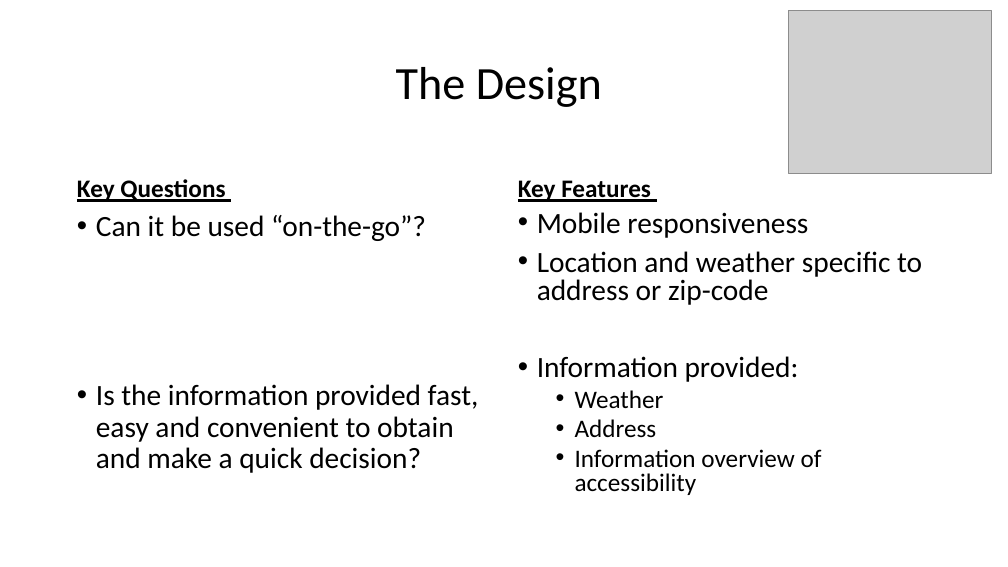
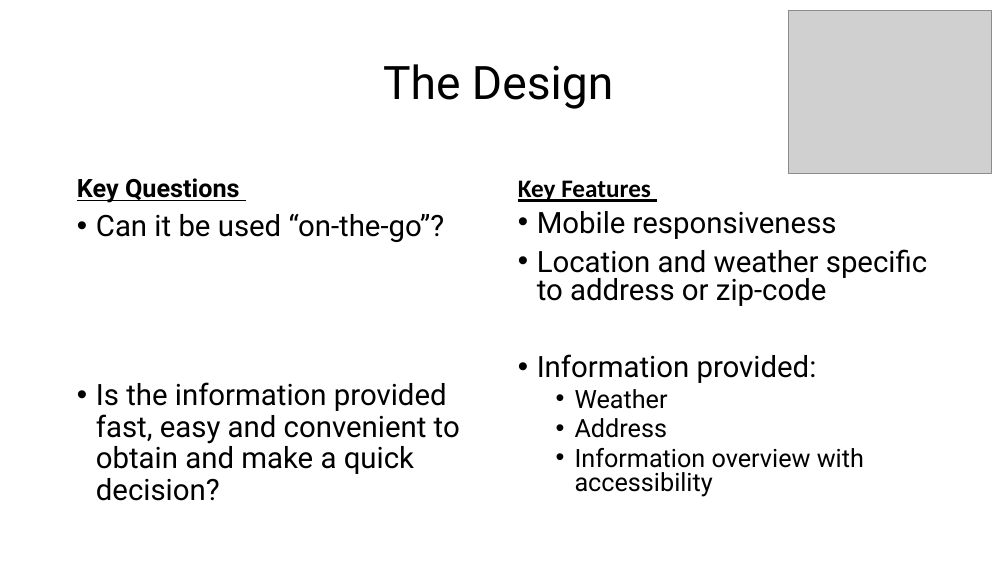
Before and after one commit to mgallagher06/GWCB_project-1, a slide deck: slide 4 of Playground Adventures!.pptx. Drawn at 1008x567 pixels with LibreOffice and Linux fonts; fonts in the diff are those of the drawing; grey boxes stand for pictures. Boxes give left, top, right and bottom in pixels: in the first picture for what was removed or moved away, otherwise in the second. Text is boxed around its words. In the diff, an @@ line names an element or a change of style, - is before the commit and + after.

```diff
--- a/Playground Adventures!.pptx
+++ b/Playground Adventures!.pptx
@@ font Calibri to Roboto in 3 elements at (383, 64, 613, 109), (77, 178, 240, 203), (96, 214, 460, 501) @@
@@ text at (537, 211, 927, 438): font Calibri to Roboto in "Mobile responsiveness", "Location and weather specific to address or ...", "Information provided:", "Weather" and 1 more places @@
@@ text at (575, 448, 864, 497): text changed; font Calibri to Roboto @@
-  • Information overview of accessibility
+  • Information overview with accessibility
```
Also in this commit, not shown: 5 other slides changed.
